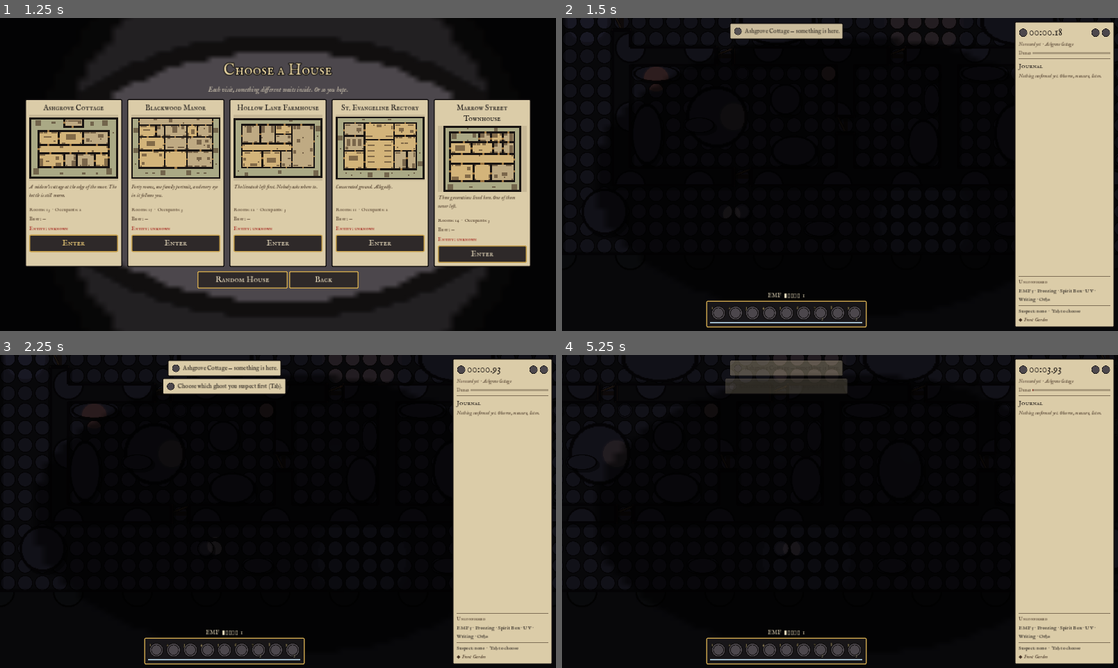
Above: before the commit, frames 1-4 (two rows, left to right).
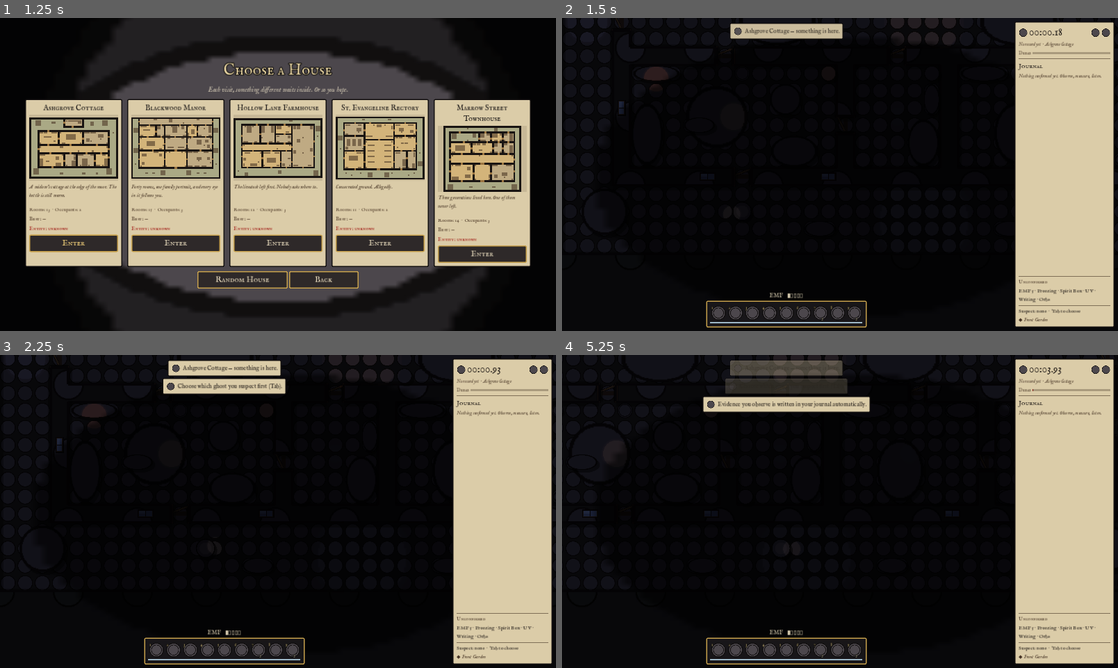
Above: after the commit, the same moments.

Repository: crosenlund79/PhasmoOnSpeed
Game: Godot game, scene res://scenes/boot.tscn
Two runs of this game, one before a commit and one after it. Both use one fixed random seed, a clock stepped at 60 frames per second and the inputs below.
Inputs (mouse positions are in pixels of both pictures, inside the frame that each line leads up to):
- Up to frame 1 (1.25 s): click "Begin Investigation" at 0.5 s
- Up to frame 2 (1.5 s): click "Enter" at 1.25 s
- Up to frame 3 (2.25 s): tap Enter at 2 s; move the mouse to (400, 495) at 2.02 s; hold D (move_right) from 2.03 s (still down); hold V (rite) from 2.03 s (still down)
- Up to frame 4 (5.25 s): click (962, 495) at 2.3 s; release D (move_right) at 2.75 s; release V (rite) at 2.75 s; drag from (728, 527) to (812, 574) at 2.77 s; move the mouse to (895, 442) at 3.52 s; press the mouse at (895, 442) at 3.53 s; hold D (move_right) 3.53-4.25 s; tap Q (cycle) at 3.6 s; release the mouse at (895, 442) at 4.25 s; drag from (812, 574) to (673, 464) at 4.27 s; move the mouse to (1006, 558) at 5.02 s; press the mouse at (1006, 558) at 5.03 s; hold A (move_left) from 5.03 s (still down); tap Mouse wheel up (cycle_prev) at 5.1 s

Frame 1 is identical in both runs. In frame 2, 0.1% of the frame differs, in the area x 10-48%, y 26-90%; in frame 3, 0.1%; in frame 4, 1.6%, in the area x 3-56%, y 13-90%.

Commit message:
Larger tokens, exterior windows, clearer EMF readout, first-run tips
Co-Authored-By: Claude Opus 5.5 <noreply@anthropic.com>
Claude-Session: https://claude.ai/code/session_01HoR6KC67QYiLzvsFwhVpg6

Diff:
--- a/scripts/game/creature.gd
+++ b/scripts/game/creature.gd
@@ -53,7 +53,7 @@
 	lair_room = p_lair
 	position = start
 	room_id = map.room_at(start)
-	var size := 46.0 if p_type == "harbinger" else 36.0
+	var size := 58.0 if p_type == "harbinger" else 44.0
 	token = TokenSprite.new(def["token"], size)
 	add_child(token)
 	glow = PointLight2D.new()
--- a/scripts/game/equipment.gd
+++ b/scripts/game/equipment.gd
@@ -162,7 +162,7 @@
 		"emf":
 			var r := ph.emf_at(player.global_position)
 			var lv: int = r[0]
-			readout = "EMF  " + "▮".repeat(lv) + "▯".repeat(5 - lv) + "  %d" % lv
+			readout = "EMF   " + "▮".repeat(lv) + "▯".repeat(5 - lv) + ("   LEVEL FIVE" if lv == 5 else "")
 			if lv >= 4:
 				readout_color = Color(1.0, 0.45, 0.3)
 			_beep_t -= delta
--- a/scripts/game/occupant.gd
+++ b/scripts/game/occupant.gd
@@ -36,7 +36,7 @@
 	actor_id = id
 	token_path = token_file
 	position = start
-	token = TokenSprite.new(token_file, 30.0)
+	token = TokenSprite.new(token_file, 36.0)
 	add_child(token)
 	bubble = Label.new()
 	bubble.add_theme_font_override("font", Art.font_italic)
--- a/scripts/game/player.gd
+++ b/scripts/game/player.gd
@@ -48,7 +48,7 @@
 	circle.radius = RADIUS
 	cs.shape = circle
 	add_child(cs)
-	token = TokenSprite.new("tokens/investigator.png", 34.0)
+	token = TokenSprite.new("tokens/investigator.png", 40.0)
 	add_child(token)
 	light_pivot = Node2D.new()
 	add_child(light_pivot)
--- a/scripts/game/run.gd
+++ b/scripts/game/run.gd
@@ -97,6 +97,13 @@
 	Sfx.start_loop("ambience", "ambience_house", -6.0, 1.5)
 	recorder.event(0.0, "start", {"house": house_id})
 	hud.toast(map.name + " — something is here.", "icons/ui_house.png")
+	if int(SaveData.data.get("runs_started", 0)) <= 3:
+		# Brief onboarding for the first few runs; never blocks play.
+		var tw := create_tween()
+		tw.tween_interval(3.0)
+		tw.tween_callback(func(): toast("Evidence you observe is written in your journal automatically.", "icons/ui_quill.png", true))
+		tw.tween_interval(3.0)
+		tw.tween_callback(func(): toast("Press H for controls. Two wounds and you perish.", "icons/ui_skull.png", true))
 
 func _spawn_player() -> void:
 	player = Player.new()
@@ -115,7 +122,7 @@
 	camera.limit_right = int(map.world_size().x) + 60 + int(300.0 / CAMERA_ZOOM)
 	camera.limit_bottom = int(map.world_size().y) + 110
 	player.add_child(camera)
-	recorder.register_actor(player.actor_id, "player", "tokens/investigator.png", 34.0)
+	recorder.register_actor(player.actor_id, "player", "tokens/investigator.png", 40.0)
 
 func _choose_creature() -> void:
 	# Uniform choice from the run seed only — statistics never influence it.
@@ -193,7 +200,7 @@
 		o.setup(self, "npc_%d" % (i + 1), tokens[i % tokens.size()], HouseMap.cell_center(map.random_free_cell(r["id"], rng)))
 		view.actor_layer.add_child(o)
 		occupants.append(o)
-		recorder.register_actor(o.actor_id, "npc", o.token_path, 30.0)
+		recorder.register_actor(o.actor_id, "npc", o.token_path, 36.0)
 
 # --- Main loop -----------------------------------------------------------------------
 
--- a/scripts/world/house_view.gd
+++ b/scripts/world/house_view.gd
@@ -258,6 +258,7 @@
 					var outdoor_only := _outdoor_only(c)
 					var src := Rect2(Vector2(posmod(x, 4), posmod(y, 4)) * 32.0, Vector2(32, 32))
 					draw_texture_rect_region(cap, Rect2(p, cs), src, Color(0.55, 0.62, 0.5) if outdoor_only else Color.WHITE)
+					_maybe_window(c, p)
 				elif v == HouseMap.DOOR:
 					_draw_door(c, p)
 		# Ink outlines and soft shadows where walls meet floor.
@@ -298,6 +299,30 @@
 						var e := Vector2(0, C) if o.x == 1 else Vector2(C, 0)
 						draw_line(p, p + e, Color(0, 0, 0, 0.5), 2.0)
 
+	## Leaded windows on straight exterior walls (indoor on one side, outdoors on the other).
+	func _maybe_window(c: Vector2i, p: Vector2) -> void:
+		if posmod(c.x * 3 + c.y * 5, 7) != 0:
+			return
+		for o in [Vector2i(0, 1), Vector2i(1, 0)]:
+			var a := map.at(c - o)
+			var b := map.at(c + o)
+			if a < 0 or b < 0 or map.rooms[a]["outdoor"] == map.rooms[b]["outdoor"]:
+				continue
+			var side := Vector2i(o.y, o.x)
+			if not (map.is_wall(c + side) and map.is_wall(c - side)):
+				continue
+			var r := Rect2(p + Vector2(4, 11), Vector2(C - 8, 10)) if o.y == 1 else Rect2(p + Vector2(11, 4), Vector2(10, C - 8))
+			draw_rect(r.grow(2.0), Color(0.33, 0.24, 0.15))
+			draw_rect(r, Color(0.42, 0.5, 0.62))
+			draw_rect(Rect2(r.position, r.size * Vector2(0.5, 0.5)), Color(0.62, 0.7, 0.8, 0.6))
+			var mid := r.get_center()
+			if o.y == 1:
+				draw_line(Vector2(mid.x, r.position.y), Vector2(mid.x, r.end.y), Art.INK, 1.5)
+			else:
+				draw_line(Vector2(r.position.x, mid.y), Vector2(r.end.x, mid.y), Art.INK, 1.5)
+			draw_rect(r.grow(2.0), Art.INK, false, 1.5)
+			return
+
 	func _outdoor_only(c: Vector2i) -> bool:
 		for dy in [-1, 0, 1]:
 			for dx in [-1, 0, 1]:
--- a/tools/capture/capture.gd
+++ b/tools/capture/capture.gd
@@ -77,6 +77,22 @@
 		run.attempt_vanquish("werewolf", "silver_stake")
 		await _wait(100)
 		await _save("harbinger")
+	elif s == "gallery":
+		var run: Run = Game.start_run("blackwood", 3, "shade")
+		await _wait(5)
+		run.creature.set_process(false)
+		var base := run.map.room_center("foyer") + Vector2(-170, -40)
+		run.player.global_position = base + Vector2(0, 90)
+		var tokens := ["tokens/shade.png", "tokens/poltergeist.png", "tokens/vampire.png", "tokens/werewolf.png", "tokens/shapeshifter.png", "tokens/cat.png", "tokens/harbinger.png", "tokens/occupant_bitten.png"]
+		for i in tokens.size():
+			var t := TokenSprite.new(tokens[i], 36.0 if i != 6 else 46.0)
+			t.position = base + Vector2(i * 48, 0)
+			run.view.actor_layer.add_child(t)
+		var items := ["items/garlic.png", "items/wooden_stake.png", "items/silverware.png", "items/hand_mirror.png", "items/iron_nails.png", "items/blood_drops.png", "items/claw_marks.png", "items/paw_print.png", "items/fur_tuft.png", "items/shed_skin.png", "items/ghost_book_written.png", "items/sigil_candle_lit.png"]
+		for i in items.size():
+			run._item_sprite(items[i], base + Vector2(i * 30 - 10, 45), 26.0)
+		await _wait(40)
+		await _save("gallery")
 	elif s == "results":
 		var run: Run = Game.start_run("ashgrove", 5, "poltergeist")
 		await _wait(200)
